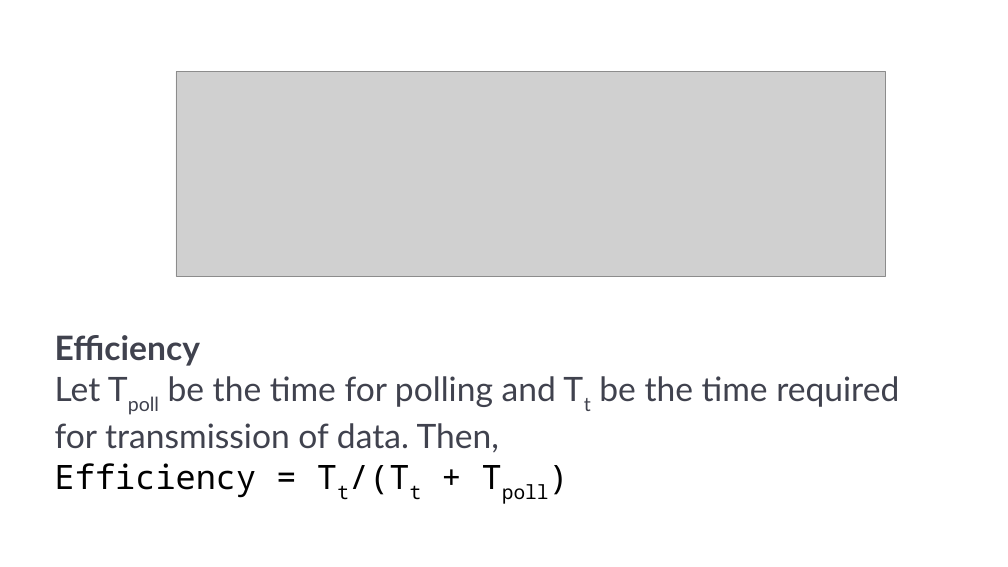
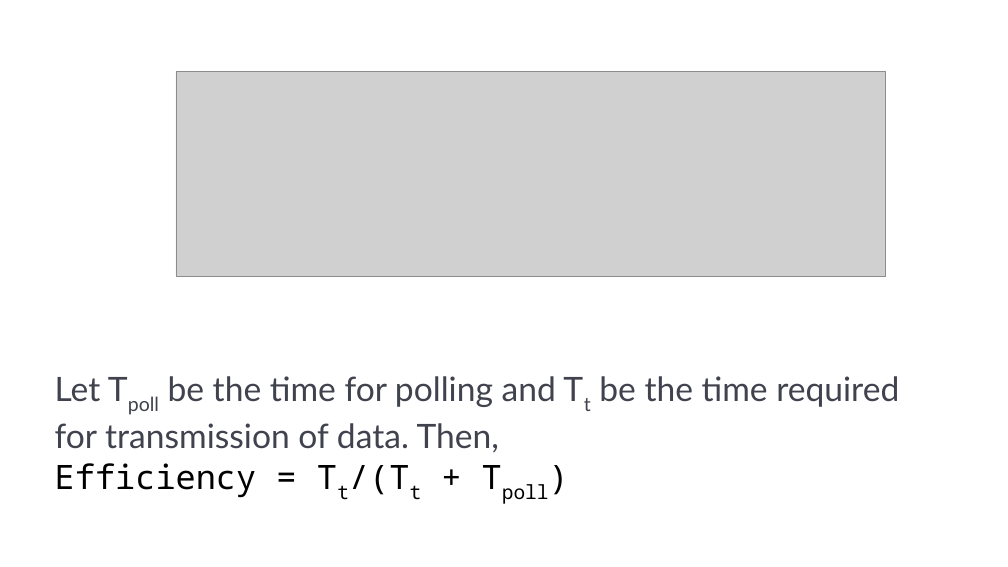
Before and after one commit to mehul79/SM, a slide deck: slide 20 of Sem-5/CN/11. MAC protocols.pptx. Drawn at 1008x567 pixels with LibreOffice and Linux fonts; fonts in the diff are those of the drawing; grey boxes stand for pictures. Boxes give left, top, right and bottom in pixels: in the first picture for what was removed or moved away, otherwise in the second. Text is boxed around its words. In the diff, an @@ line names an element or a change of style, - is before the commit and + after.

```diff
--- a/Sem-5/CN/11. MAC protocols.pptx
+++ b/Sem-5/CN/11. MAC protocols.pptx
@@ text at (x1=55, y1=376, x2=899, y2=452): text changed @@
-Efficiency
-Let Tpoll be the time for polling and Tt be the time required for transmission of data. Then,
+Let Tpoll be the time for polling and Tt be the time required for transmission of data. Then,
```
Also in this commit, not shown: 1 other slide changed, 18 other files.
